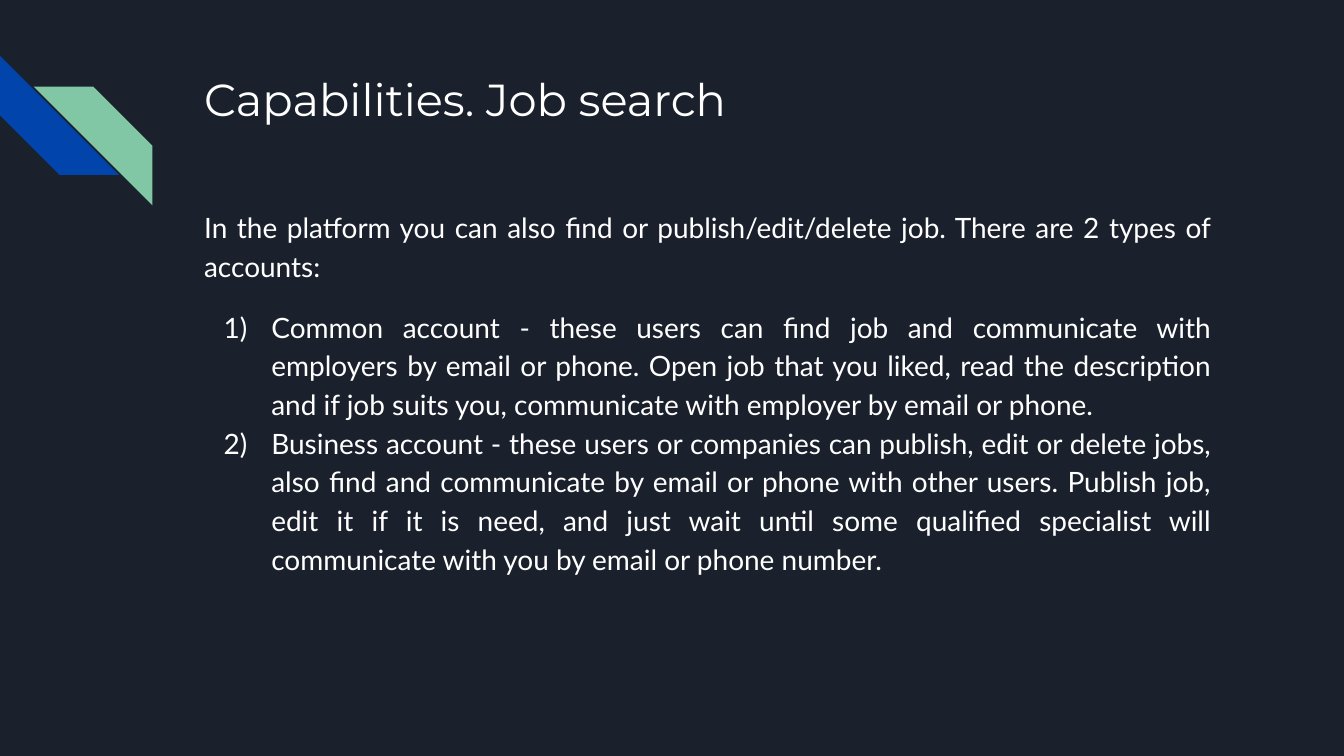
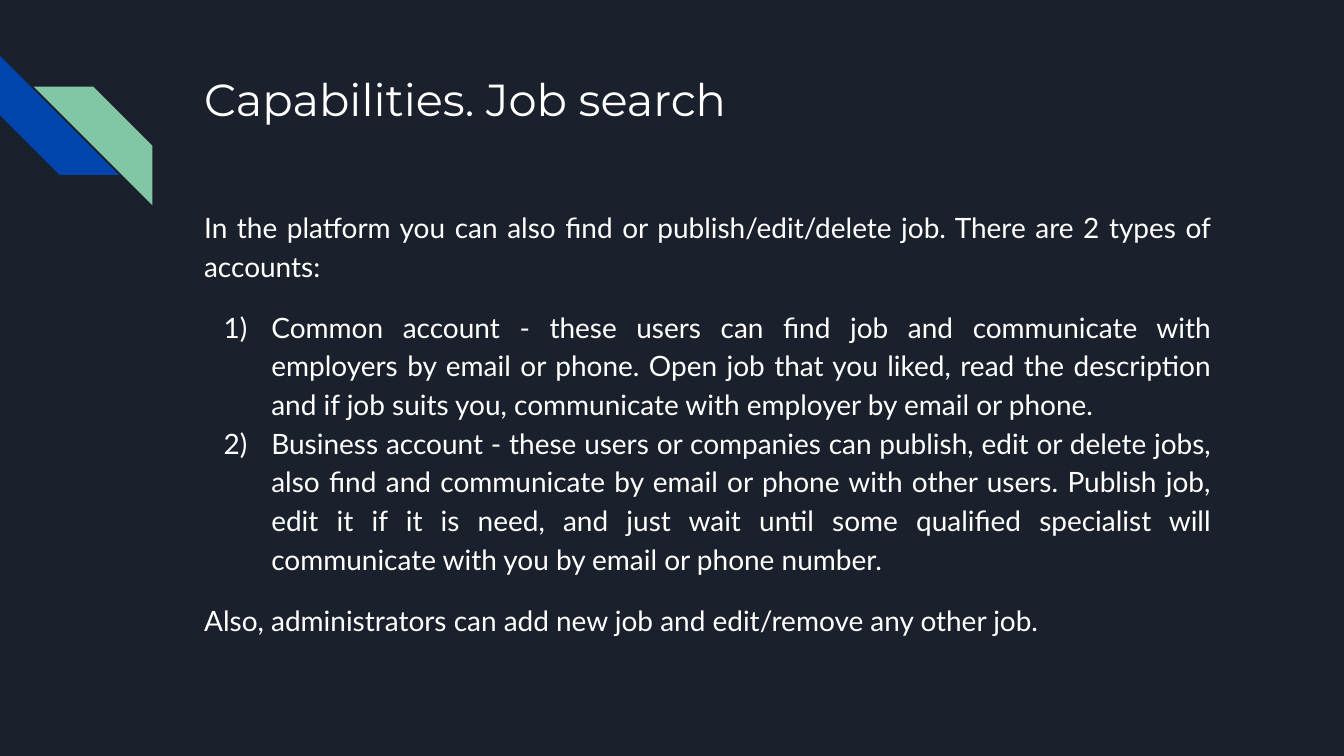
Before and after one commit to spike1236/WnSOJ, a slide deck: slide 7 of presentation_en.pptx. Drawn at 1344x756 pixels with LibreOffice and Linux fonts; fonts in the diff are those of the drawing. Boxes give left, top, right and bottom in pixels: in the first picture for what was removed or moved away, otherwise in the second. Text is boxed around its words. In the diff, an @@ line names an element or a change of style, - is before the commit and + after.

```diff
--- a/presentation_en.pptx
+++ b/presentation_en.pptx
@@ text at (204,610,1038,636): paragraph added @@
+Also, administrators can add new job and edit/remove any other job.
```
Also in this commit, not shown: 2 other slides changed, 1 other file.
